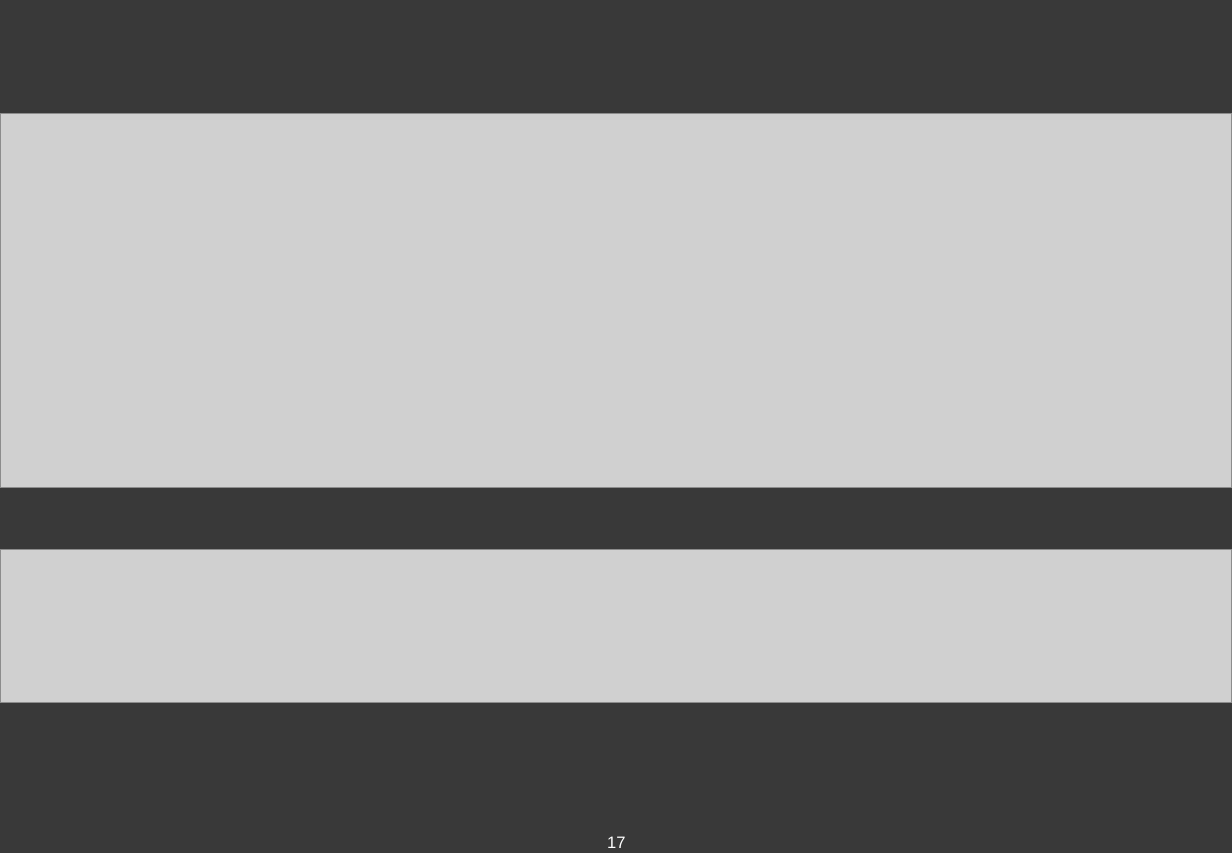
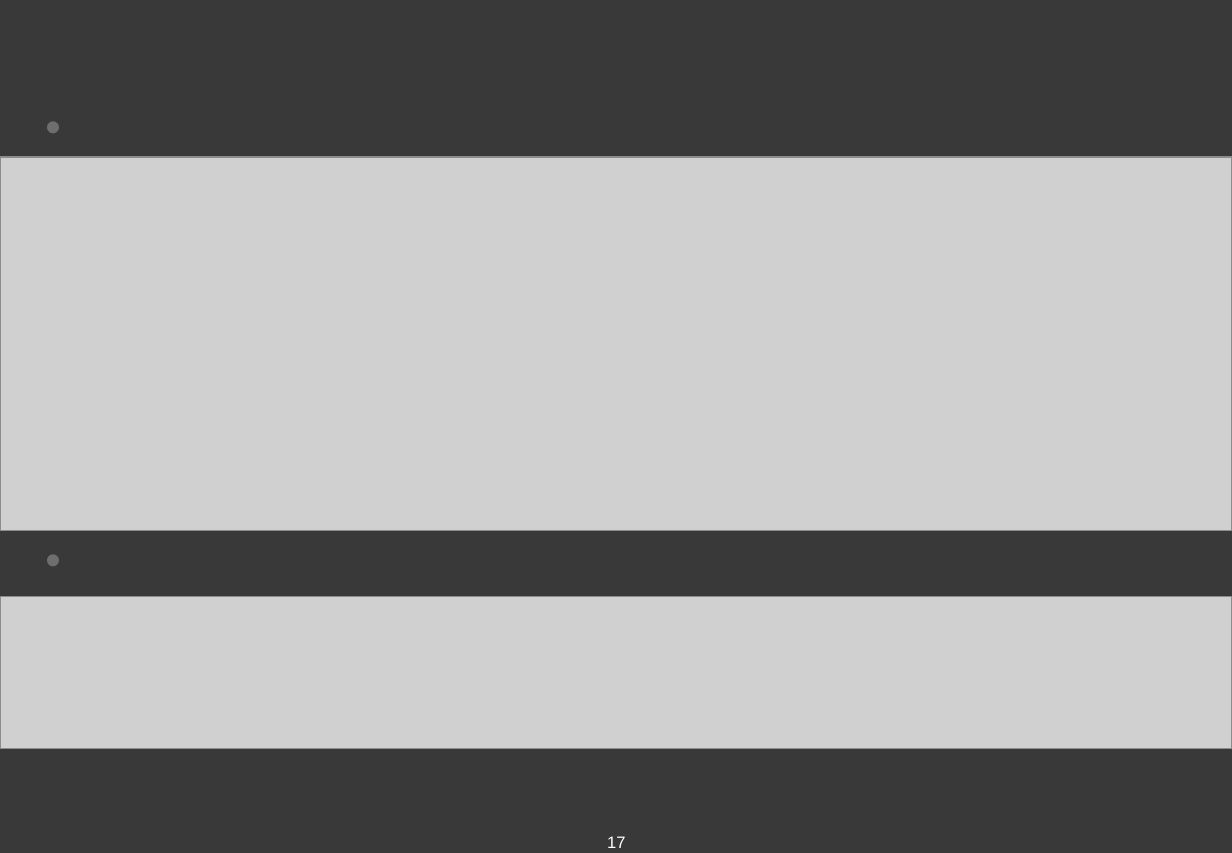
Before and after one commit to GoatWang/IIIMaterial, a slide deck: slide 18 of 02_PreProcessing/02_PreProcessing.pptx. Drawn at 1232x853 pixels with LibreOffice and Linux fonts; fonts in the diff are those of the drawing; grey boxes stand for pictures; background and template pictures are left out. Boxes give left, top, right and bottom in pixels: in the first picture for what was removed or moved away, otherwise in the second. Text is boxed around its words. In the diff, an @@ line names an element or a change of style, - is before the commit and + after.

Commit message:
add ppt chapter 03

```diff
--- a/02_PreProcessing/02_PreProcessing.pptx
+++ b/02_PreProcessing/02_PreProcessing.pptx
@@ text added at (88,94,466,590), 28 pt, text #393939, bold @@
+• OneHot Encoding
+• NLP Example
@@ picture: place and size @@
-picture at (0,114,1232,488)
+picture at (0,157,1232,531)
@@ picture: place and size @@
-picture at (0,549,1232,702)
+picture at (0,596,1232,749)
```
Also in this commit, not shown: 2 other files.
